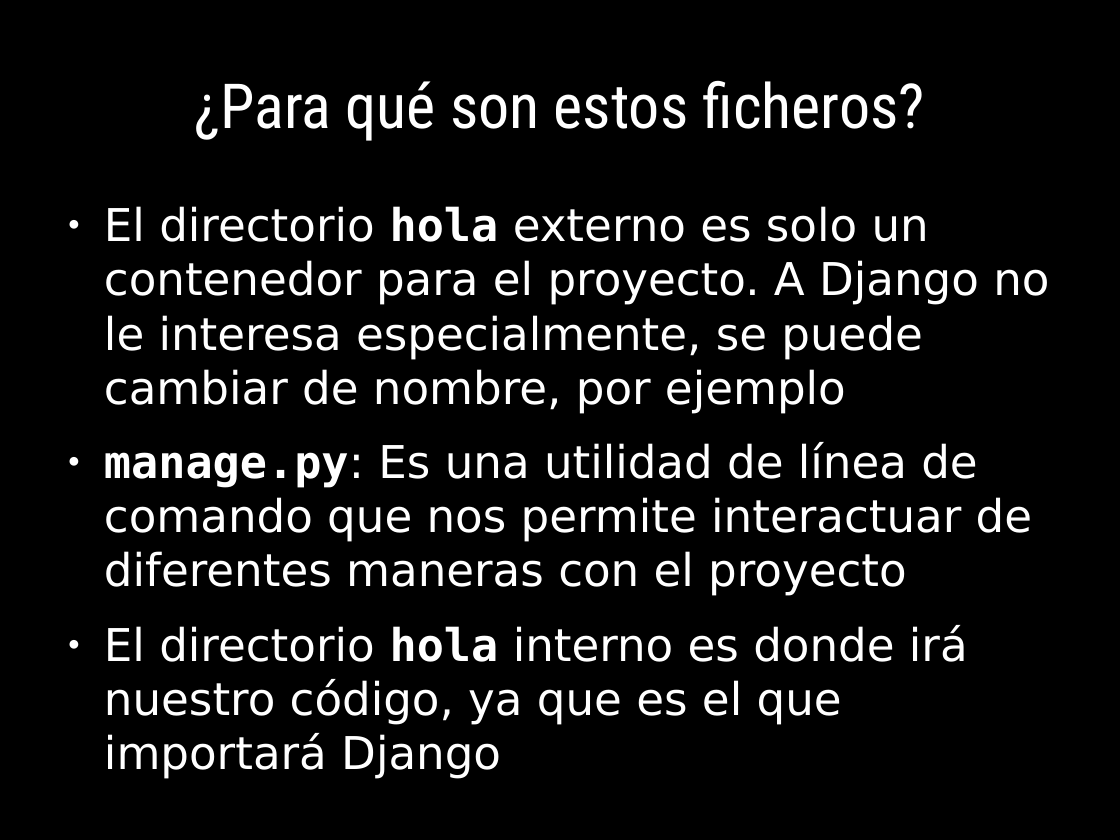
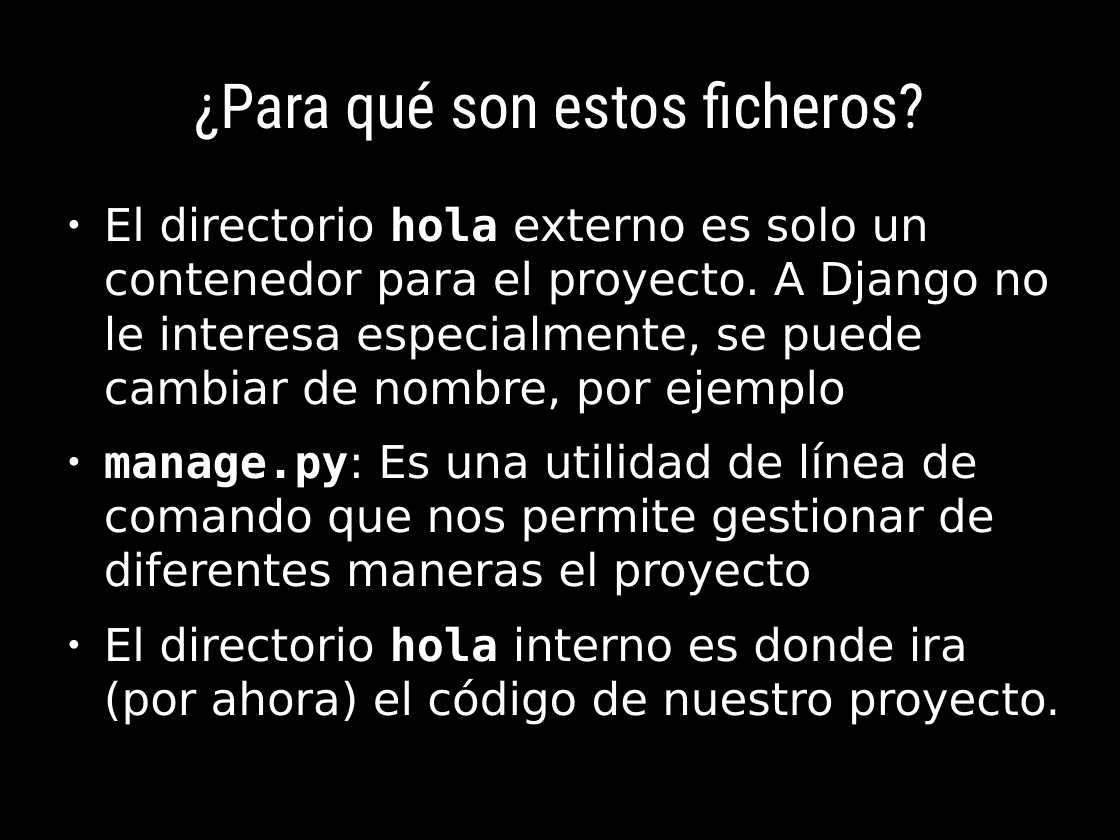
Before and after one commit to euribates/curso-django, a slide deck: slide 21 of presentacion/curso_django.odp (slide 20 before the commit). Drawn at 1120x840 pixels with LibreOffice and Linux fonts; fonts in the diff are those of the drawing. Boxes give left, top, right and bottom in pixels: in the first picture for what was removed or moved away, otherwise in the second. Text is boxed around its words. In the diff, an @@ line names an element or a change of style, - is before the commit and + after.

Commit message:
Cambio en presentacion -> Django 1.8

```diff
--- a/presentacion/curso_django.odp
+++ b/presentacion/curso_django.odp
@@ text at (104, 442, 1060, 725): text changed @@
-● manage.py: Es una utilidad de línea de comando que nos permite interactuar de diferentes maneras con el proyecto
-● El directorio hola interno es donde irá nuestro código, ya que es el que importará Django
+● manage.py: Es una utilidad de línea de comando que nos permite gestionar de diferentes maneras el proyecto
+● El directorio hola interno es donde ira (por ahora) el código de nuestro proyecto.
```
Also in this commit, not shown: 31 other slides changed, 14 slides added, 2 slides removed, 11 other files.
